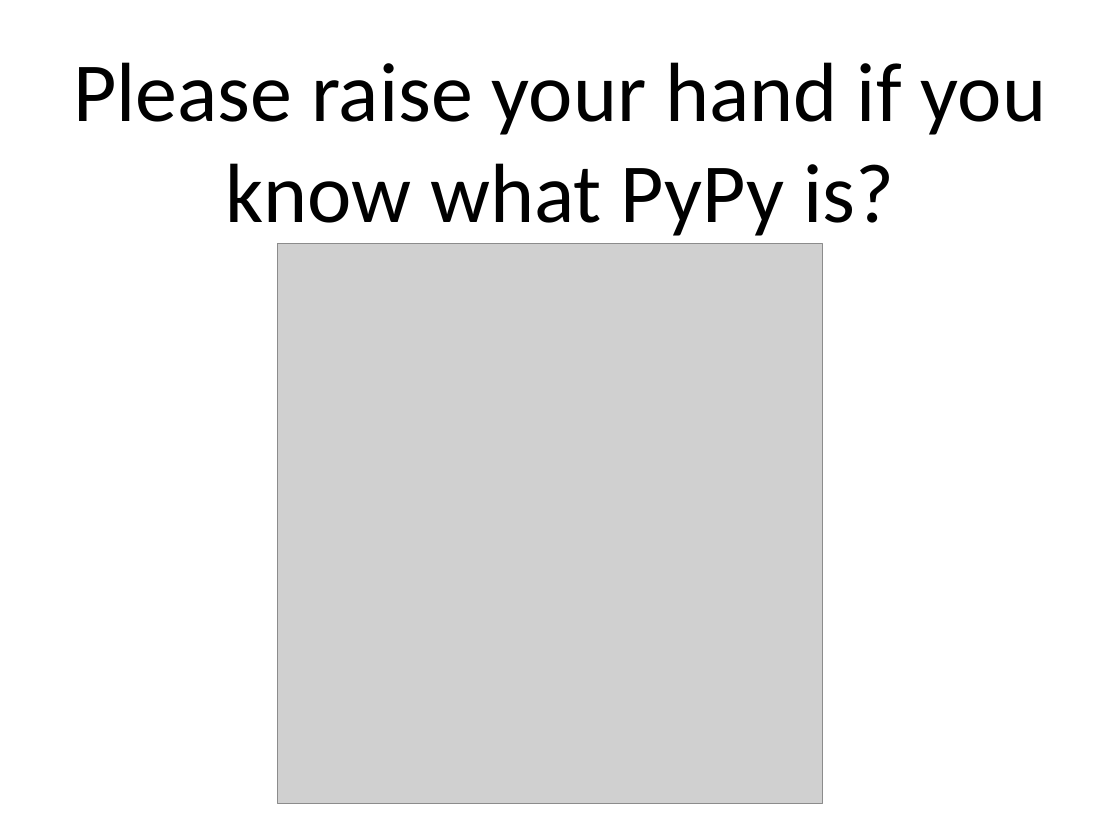
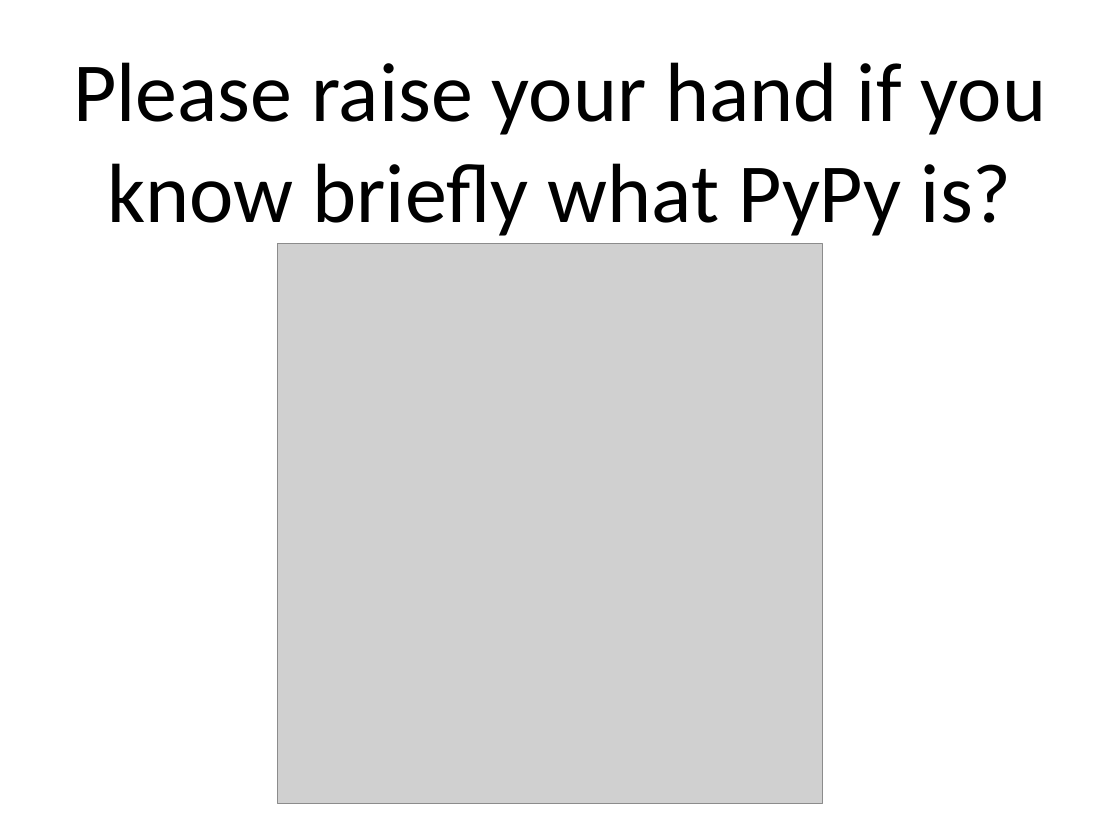
Before and after one commit to ryotaro/pyconjp2012slide, a slide deck: slide 5 of master/Fundamental Technologies Used in PyPy JIT Compiler.pptx. Drawn at 1120x840 pixels with LibreOffice and Linux fonts; fonts in the diff are those of the drawing; grey boxes stand for pictures. Boxes give left, top, right and bottom in pixels: in the first picture for what was removed or moved away, otherwise in the second. Text is boxed around its words. In the diff, an @@ line names an element or a change of style, - is before the commit and + after.

```diff
--- a/master/Fundamental Technologies Used in PyPy JIT Compiler.pptx
+++ b/master/Fundamental Technologies Used in PyPy JIT Compiler.pptx
@@ title at bbox=[73, 62, 1046, 236]: text changed @@
-Please raise your hand if you know what PyPy is?
+Please raise your hand if you know briefly what PyPy is?
```
Also in this commit, not shown: 2 slides added, 2 slides removed.
